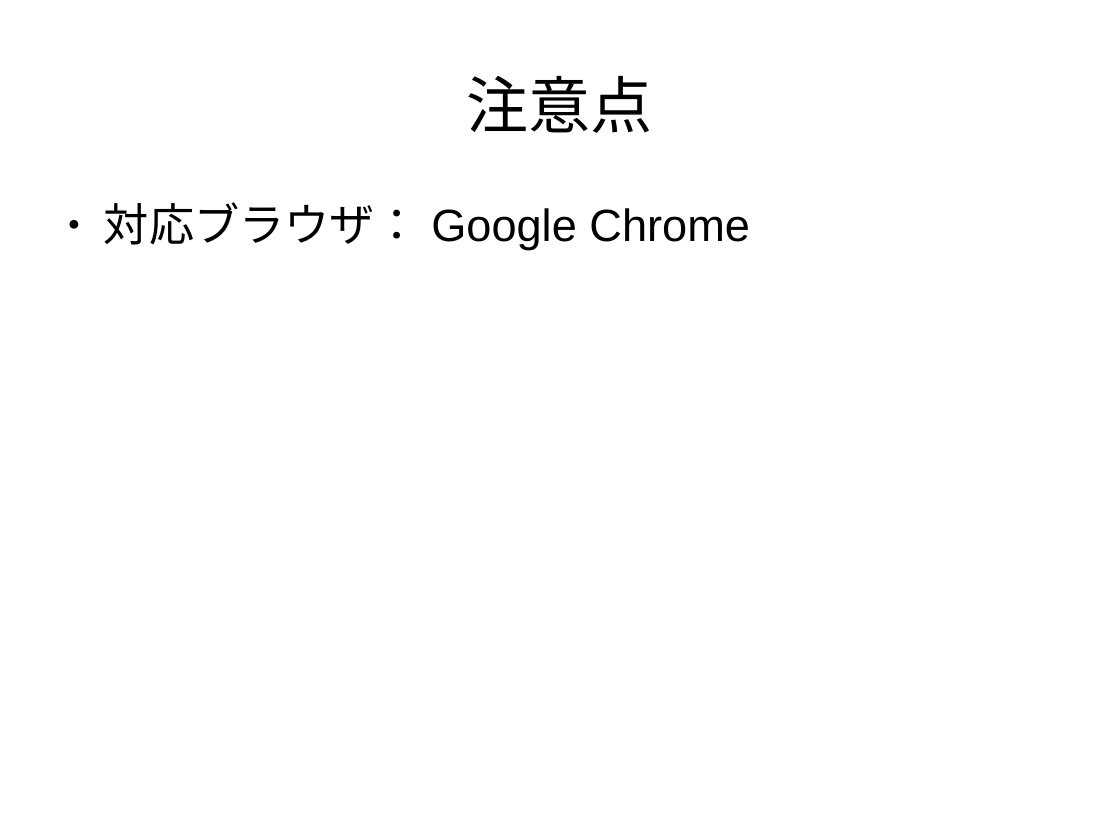
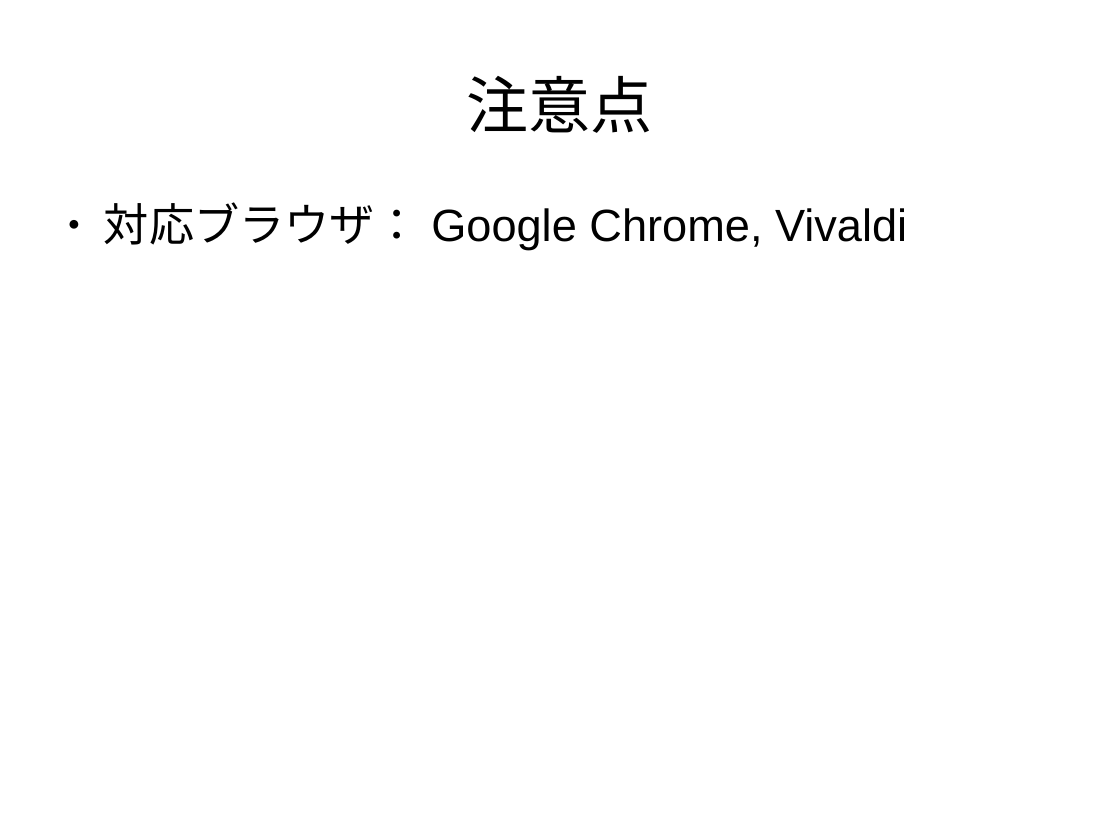
Before and after one commit to vicboss1002/kot_ui, a slide deck: slide 3 of Tampermonkeyユーザスクリプト_デプロイ手順書.odp. Drawn at 1120x840 pixels with LibreOffice and Linux fonts; fonts in the diff are those of the drawing. Boxes give left, top, right and bottom in pixels: in the first picture for what was removed or moved away, otherwise in the second. Text is boxed around its words. In the diff, an @@ line names an element or a change of style, - is before the commit and + after.

```diff
--- a/Tampermonkeyユーザスクリプト_デプロイ手順書.odp
+++ b/Tampermonkeyユーザスクリプト_デプロイ手順書.odp
@@ text at (104,202,907,250): text changed @@
-● 対応ブラウザ：Google Chrome
+● 対応ブラウザ：Google Chrome, Vivaldi
```
Also in this commit, not shown: 5 other slides changed.
